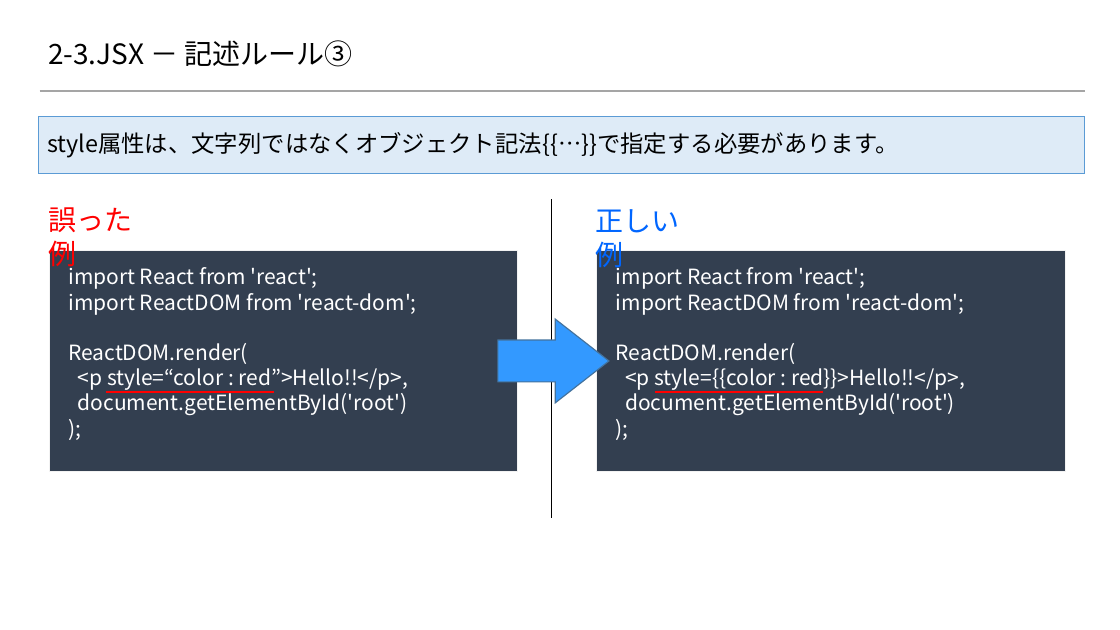
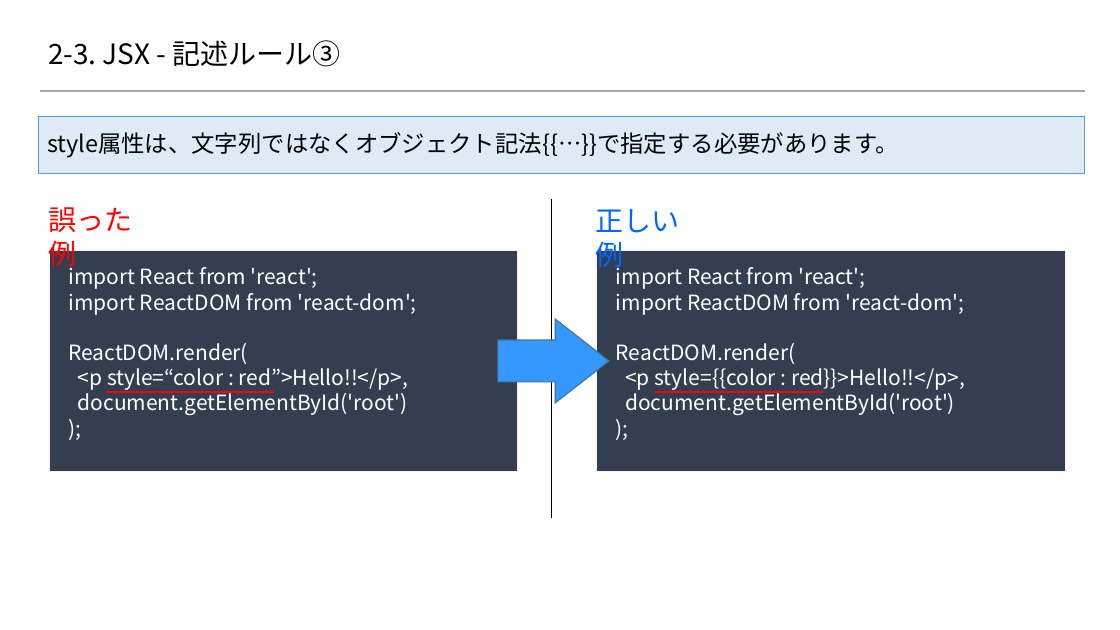
Before and after one commit to 2018SYSTEMI34/diary, a slide deck: slide 4 of doc/02_SlideShare/01.ネタ/２_Reactの基礎/2-3_Reactの基礎知識 ～JSX編～.pptx. Drawn at 1120x630 pixels with LibreOffice and Linux fonts; fonts in the diff are those of the drawing; background and template pictures are left out. Boxes give left, top, right and bottom in pixels: in the first picture for what was removed or moved away, otherwise in the second. Text is boxed around its words. In the diff, an @@ line names an element or a change of style, - is before the commit and + after.

```diff
--- a/doc/02_SlideShare/01.ネタ/２_Reactの基礎/2-3_Reactの基礎知識 ～JSX編～.pptx
+++ b/doc/02_SlideShare/01.ネタ/２_Reactの基礎/2-3_Reactの基礎知識 ～JSX編～.pptx
@@ title at (48,40,341,67): text changed @@
-2-3.JSX － 記述ルール③
+2-3. JSX - 記述ルール③
```
Also in this commit, not shown: 5 other slides changed, 5 other files.
